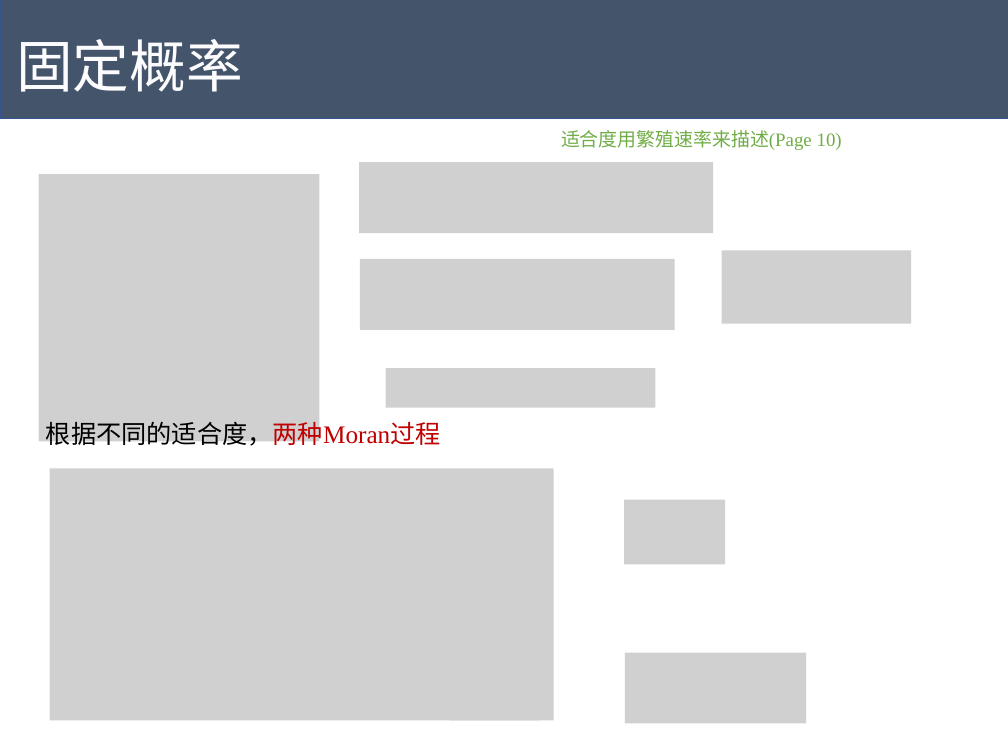
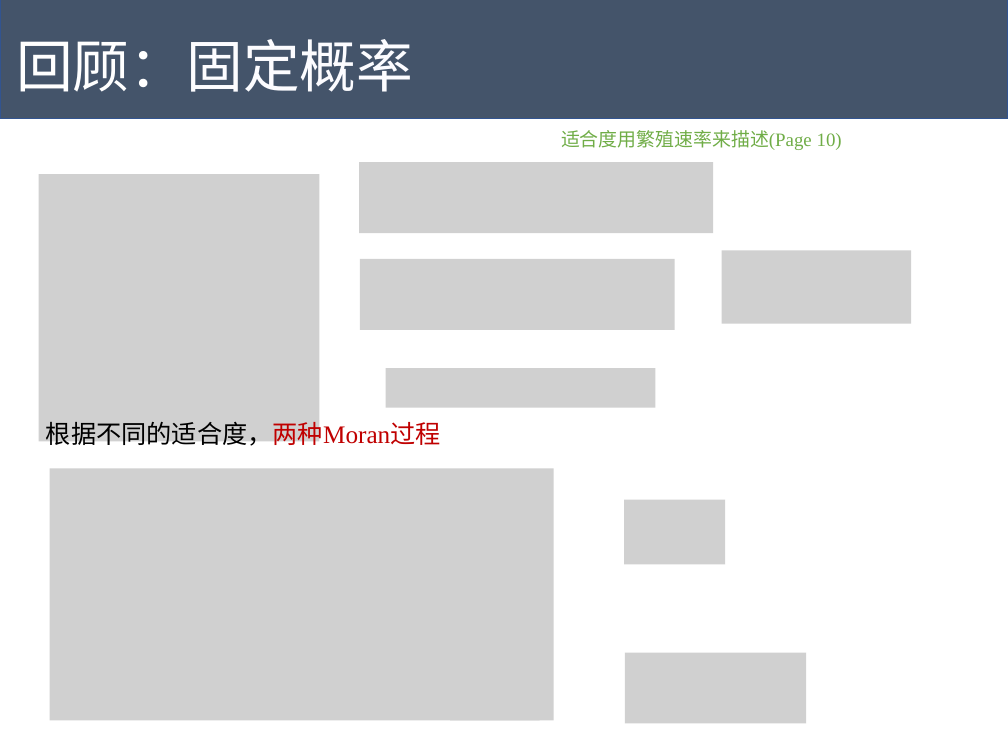
Before and after one commit to Tigerrr07/GNN-tiger, a slide deck: slide 4 of dynamics/pre.pptx (slide 3 before the commit). Drawn at 1008x756 pixels with LibreOffice and Linux fonts; fonts in the diff are those of the drawing; grey boxes stand for pictures. Boxes give left, top, right and bottom in pixels: in the first picture for what was removed or moved away, otherwise in the second. Text is boxed around its words. In the diff, an @@ line names an element or a change of style, - is before the commit and + after.

```diff
--- a/dynamics/pre.pptx
+++ b/dynamics/pre.pptx
@@ text at box(16, 39, 413, 92): text changed @@
-固定概率
+回顾：固定概率
```
Also in this commit, not shown: 4 other slides changed, 5 slides added, 11 slides removed, 5 other files.
